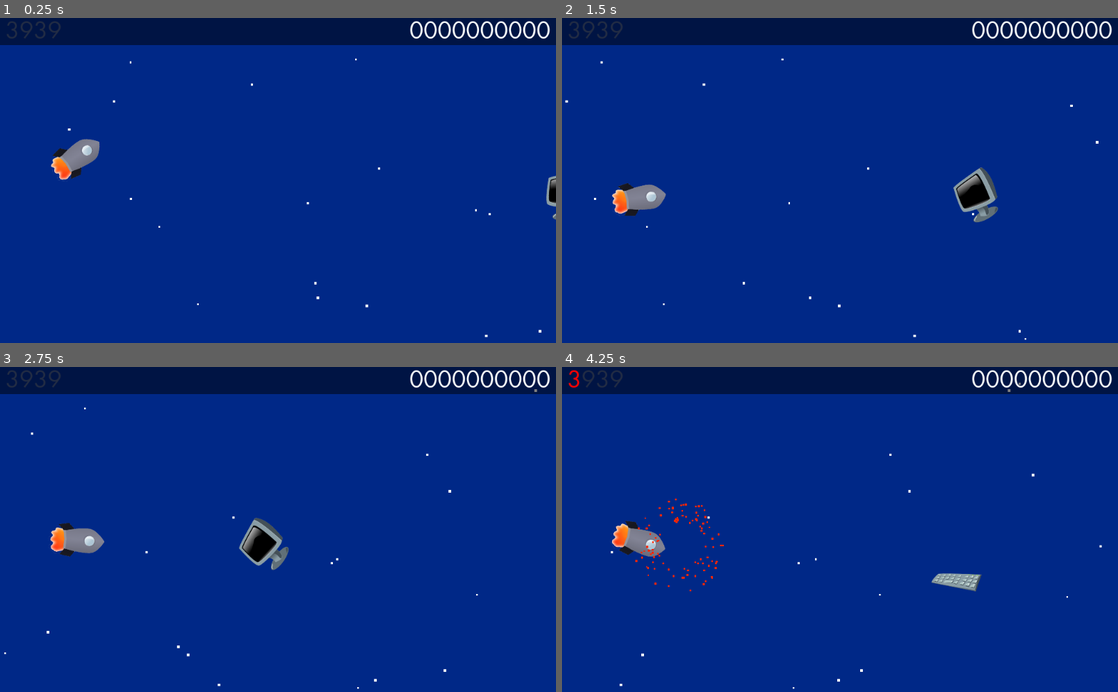
Above: before the commit, frames 1-4 (two rows, left to right).
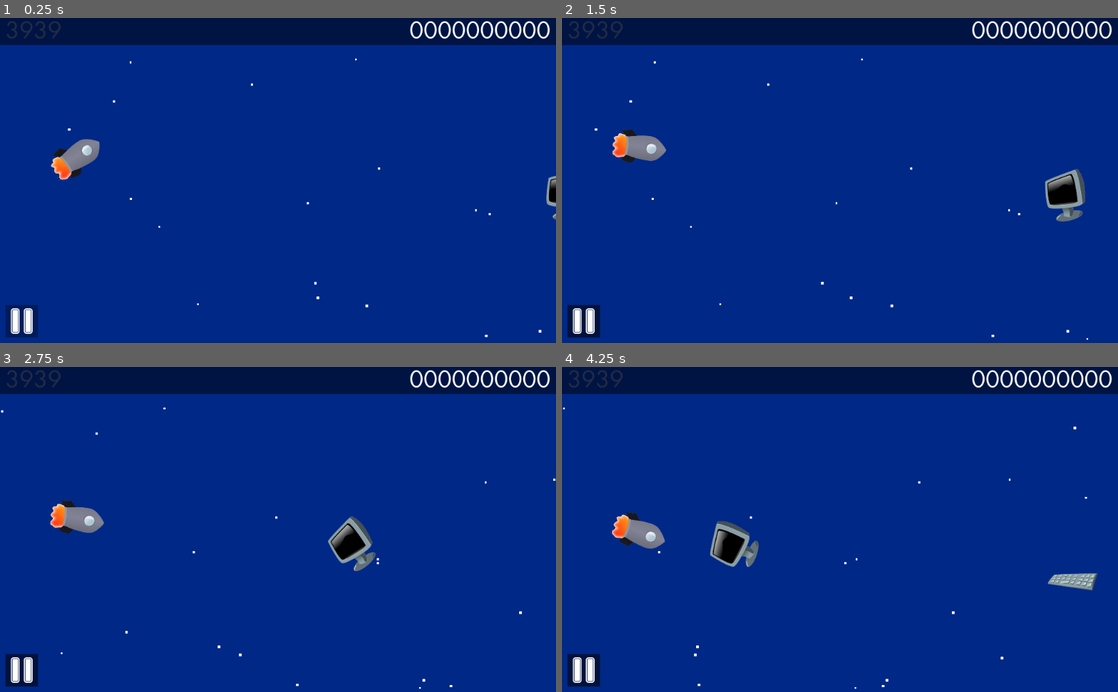
Above: after the commit, the same moments.

Repository: hinek/RocketGame
Game: Godot game, scene res://GameLoop.tscn
Same seed, same stepped clock (60 frames per second), same inputs: the game is played once before the commit and once after it.
Inputs (mouse positions are in pixels of both pictures, inside the frame that each line leads up to):
- Up to frame 1 (0.25 s): no input
- Up to frame 2 (1.5 s): click (584, 320) at 0.52 s; tap Enter at 1.25 s; move the mouse to (962, 164) at 1.27 s; click (962, 164) at 1.42 s
- Up to frame 3 (2.75 s): move the mouse to (166, 545) at 2.02 s; click (166, 545) at 2.17 s
- Up to frame 4 (4.25 s): move the mouse to (895, 458) at 2.77 s; click (895, 458) at 2.92 s; move the mouse to (812, 594) at 3.52 s; click (812, 594) at 3.67 s

The runs differ from the first frame. In frame 1, 0.6% of the frame differs, in the area x 1-7%, y 88-99%; in frame 2, 3.8%, in the area x 0-97%, y 12-100%; in frame 3, 3.7%; in frame 4, 3.3%.

Commit message:
Pause button instead of pause key

Diff:
--- /dev/null
+++ b/game/ButtonStyle.tres
@@ -0,0 +1,8 @@
+[gd_resource type="StyleBoxFlat" format=2]
+
+[resource]
+content_margin_left = 6.0
+content_margin_right = 6.0
+bg_color = Color( 0, 0, 0, 0.333333 )
+border_color = Color( 0, 0, 0, 0.498039 )
+corner_detail = 1
--- a/game/GameLoop.gd
+++ b/game/GameLoop.gd
@@ -69,3 +69,9 @@
 
 func _on_CreatedBy_meta_clicked(meta):
 	OS.shell_open(meta)
+
+
+func _on_PauseButton_toggled(button_pressed):
+	get_tree().paused = button_pressed
+	$HUD/PauseButton.icon = load("res://img/play_icon.png") if button_pressed else load("res://img/pause_icon.png")
+	$HUD/GamePaused.visible = button_pressed
--- a/game/GameLoop.tscn
+++ b/game/GameLoop.tscn
@@ -1,11 +1,12 @@
-[gd_scene load_steps=8 format=2]
+[gd_scene load_steps=9 format=2]
 
 [ext_resource path="res://HudFont.tres" type="DynamicFont" id=1]
 [ext_resource path="res://fonts/FuturaCom-Bold.ttf" type="DynamicFontData" id=2]
-[ext_resource path="res://HUD.gd" type="Script" id=3]
 [ext_resource path="res://Rocket.tscn" type="PackedScene" id=4]
 [ext_resource path="res://GameLoop.gd" type="Script" id=5]
 [ext_resource path="res://FooterFont.tres" type="DynamicFont" id=6]
+[ext_resource path="res://img/pause_icon.png" type="Texture" id=7]
+[ext_resource path="res://ButtonStyle.tres" type="StyleBox" id=8]
 
 [sub_resource type="DynamicFont" id=1]
 size = 48
@@ -16,7 +17,6 @@
 
 [node name="HUD" type="CanvasLayer" parent="."]
 pause_mode = 2
-script = ExtResource( 3 )
 
 [node name="Background" type="ColorRect" parent="HUD"]
 margin_right = 1024.0
@@ -96,6 +96,21 @@
 bbcode_text = "CREATEDBY"
 text = "CREATEDBY"
 
+[node name="PauseButton" type="Button" parent="HUD"]
+margin_left = 10.0
+margin_top = 530.0
+margin_right = 70.0
+margin_bottom = 590.0
+custom_styles/hover = ExtResource( 8 )
+custom_styles/pressed = ExtResource( 8 )
+custom_styles/focus = ExtResource( 8 )
+custom_styles/normal = ExtResource( 8 )
+toggle_mode = true
+icon = ExtResource( 7 )
+__meta__ = {
+"_edit_use_anchors_": false
+}
+
 [node name="GamePaused" type="Label" parent="HUD"]
 visible = false
 margin_top = 250.0
@@ -103,7 +118,7 @@
 margin_bottom = 350.0
 custom_fonts/font = ExtResource( 1 )
 custom_colors/font_color = Color( 1, 1, 1, 1 )
-text = "UNPAUSE"
+text = "PAUSE"
 align = 1
 valign = 1
 __meta__ = {
@@ -137,4 +152,5 @@
 [connection signal="gui_input" from="HUD/Background/HealthBar" to="." method="_on_TryAgain_gui_input"]
 [connection signal="gui_input" from="HUD/GameOver/TryAgain" to="." method="_on_TryAgain_gui_input"]
 [connection signal="meta_clicked" from="HUD/GameOver/CreatedBy" to="." method="_on_CreatedBy_meta_clicked"]
+[connection signal="toggled" from="HUD/PauseButton" to="." method="_on_PauseButton_toggled"]
 [connection signal="timeout" from="NextObstacleTimer" to="." method="_on_NextObstacleTimer_timeout"]
--- a/game/HUD.gd
+++ /dev/null
@@ -1,10 +0,0 @@
-extends CanvasLayer
-
-
-const PAUSE_KEY = 112
-
-
-func _input(event):
-	if event is InputEventKey && event.is_pressed() && event.unicode == PAUSE_KEY:
-		get_tree().paused = !get_tree().paused
-		$GamePaused.visible = get_tree().paused
--- a/game/translations.csv
+++ b/game/translations.csv
@@ -1,7 +1,7 @@
 keys,en,de
 GAMEOVER,"Game Over","Game Over"
 TRYAGAIN,"Click 3939 to try again!","Klicke 3939 um es noch einmal zu versuchen!"
-UNPAUSE,"press p to unpause","Drücke p um weiterzuspielen!"
+PAUSE,"--- pause ---","--- Pause ---"
 CREATEDBY,"[right]created by [url="https://derhinek.itch.io/"]derHinek[/url]
 see [url="https://www.youtube.com/watch?v=S33MZtZu8bs&list=PLGcnWnKoNieyovbsABfIxfDE0fFZjEeC8"]how it was created[/url][/right]","[right]Ein Spiel von [url="https://derhinek.itch.io/"]Hinek[/url]
 jetzt anschauen, [url="https://www.youtube.com/watch?v=S33MZtZu8bs&list=PLGcnWnKoNieyovbsABfIxfDE0fFZjEeC8"]wie es entstand[/url][/right]"
Binary file added: game/img/pause_icon.png
Not shown, added: game/img/pause_icon.png.import
Binary file added: game/img/play_icon.png
Not shown, added: game/img/play_icon.png.import
Binary file changed: game/translations.de.translation
Binary file changed: game/translations.en.translation
